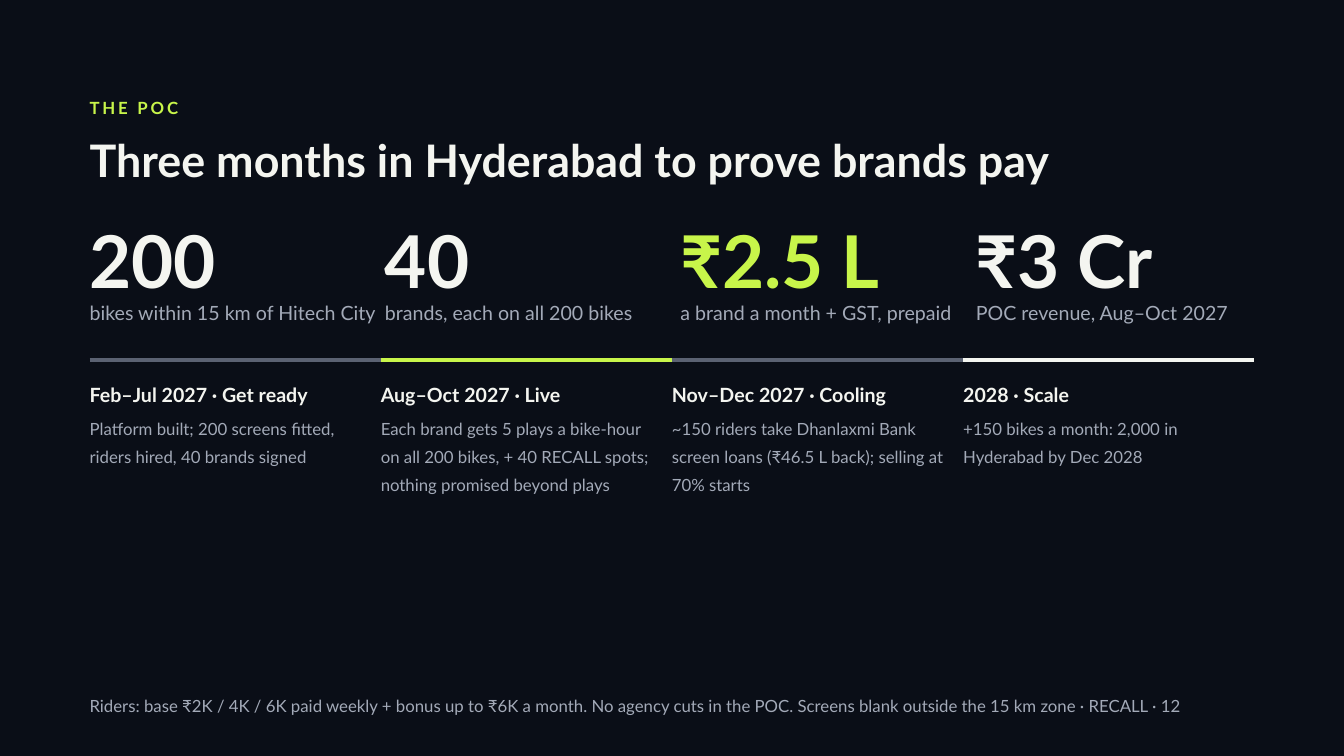
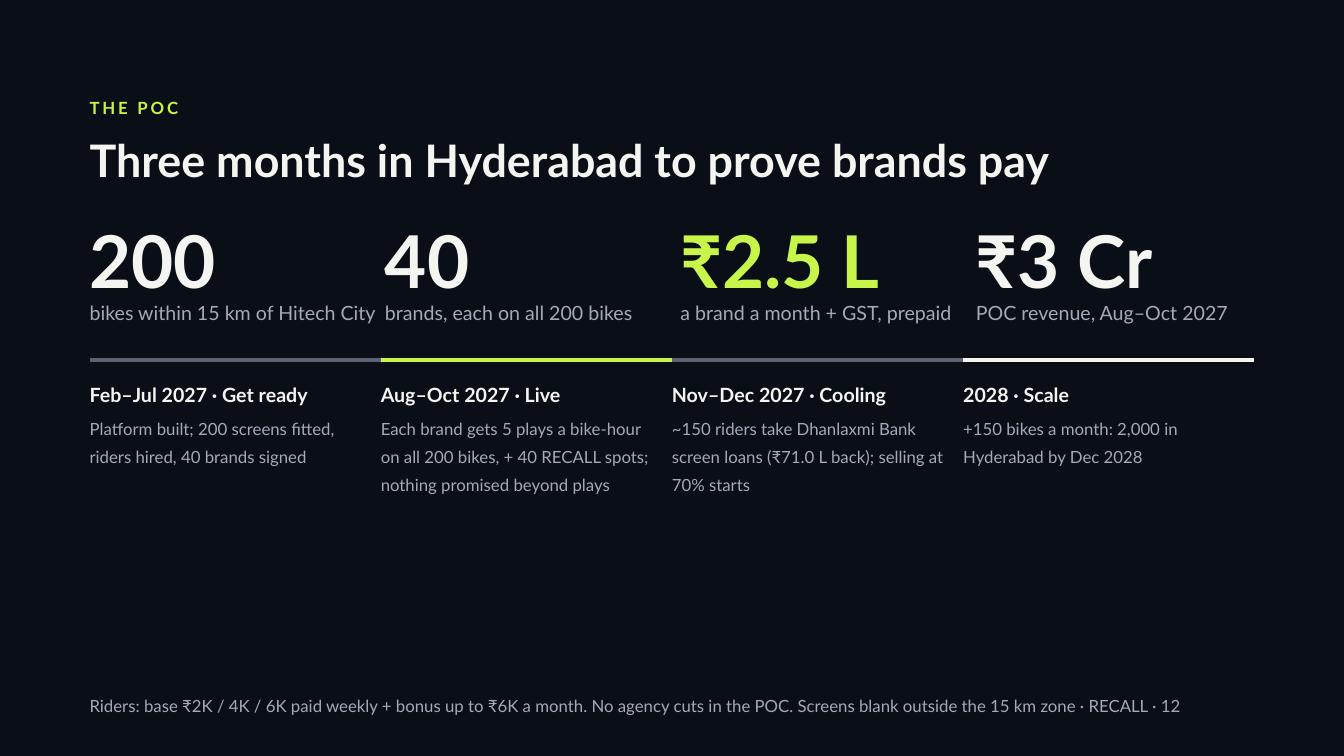
Before and after one commit to Picorus/recall-platform, a slide deck: slide 12 of docs/investor/01_RECALL_Investor_Deck_v5.4.pptx. Drawn at 1344x756 pixels with LibreOffice and Linux fonts; fonts in the diff are those of the drawing. Boxes give left, top, right and bottom in pixels: in the first picture for what was removed or moved away, otherwise in the second. Text is boxed around its words. In the diff, an @@ line names an element or a change of style, - is before the commit and + after.

```diff
--- a/docs/investor/01_RECALL_Investor_Deck_v5.4.pptx
+++ b/docs/investor/01_RECALL_Investor_Deck_v5.4.pptx
@@ text at (672, 422, 943, 491): text changed @@
-~150 riders take Dhanlaxmi Bank screen loans (₹46.5 L back); selling at 70% starts
+~150 riders take Dhanlaxmi Bank screen loans (₹71.0 L back); selling at 70% starts
```
Also in this commit, not shown: 16 other slides changed, 8 other files.
